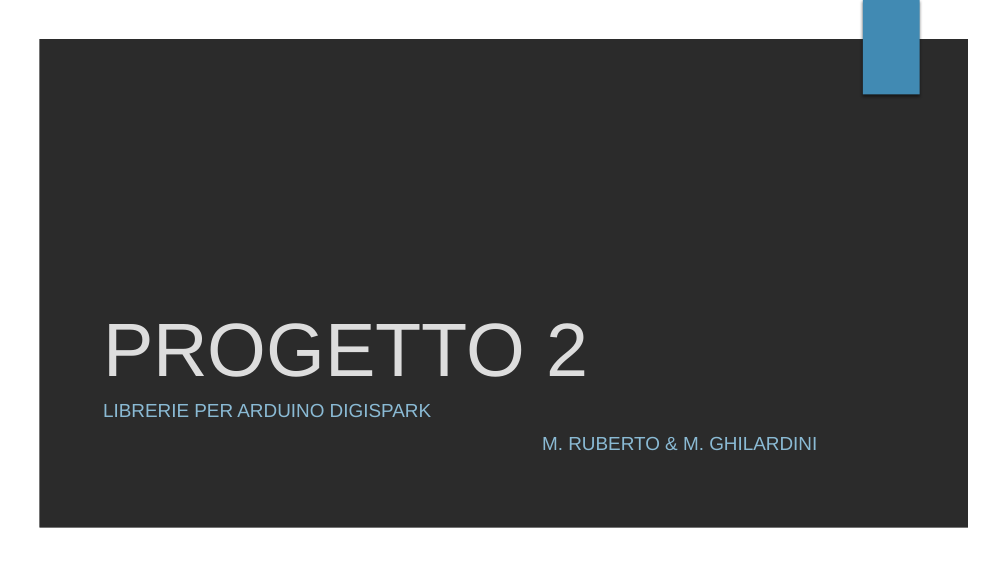
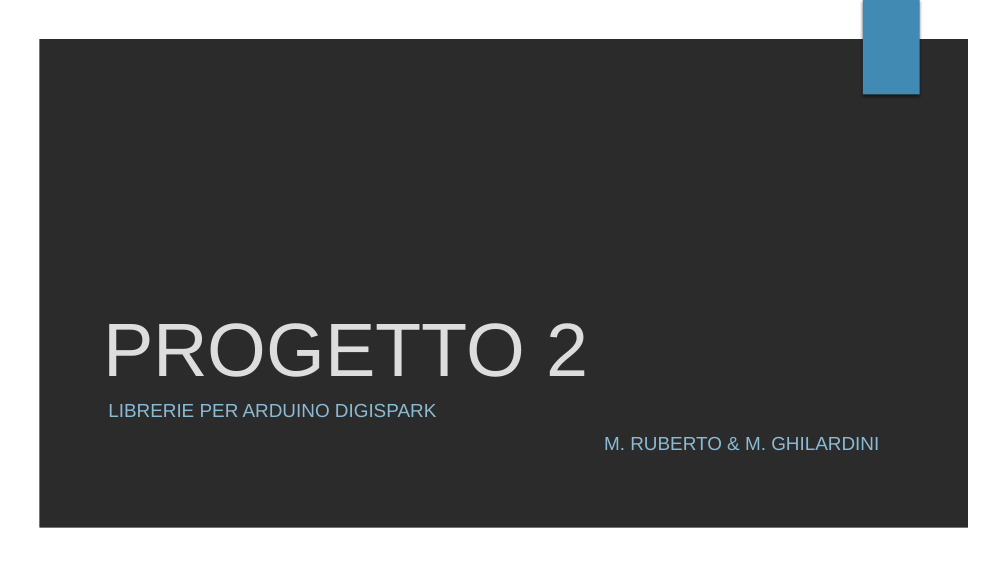
Before and after one commit to mattiaruberto/Progetto2, a slide deck: slide 1 of Presentazione/2019.02.08_I3_GhilardiniRuberto_Presentazione_Prog2.pptx. Drawn at 1008x567 pixels with LibreOffice and Linux fonts; fonts in the diff are those of the drawing; background and template pictures are left out; a plain dark background stands for a picture behind light text. Boxes give left, top, right and bottom in pixels: in the first picture for what was removed or moved away, otherwise in the second. Text is boxed around its words. In the diff, an @@ line names an element or a change of style, - is before the commit and + after.

```diff
--- a/Presentazione/2019.02.08_I3_GhilardiniRuberto_Presentazione_Prog2.pptx
+++ b/Presentazione/2019.02.08_I3_GhilardiniRuberto_Presentazione_Prog2.pptx
@@ subtitle "LIBRERIE PER ARDUINO DIGISPARK" rewrapped from box(103, 404, 817, 450) to box(108, 404, 879, 450) @@
```
